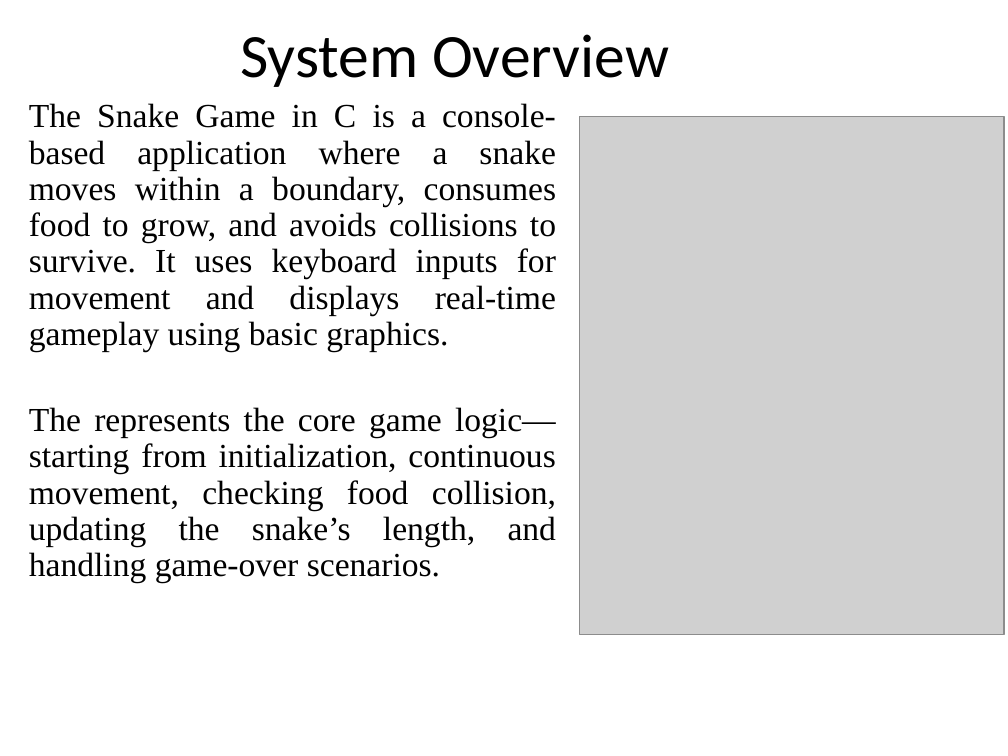
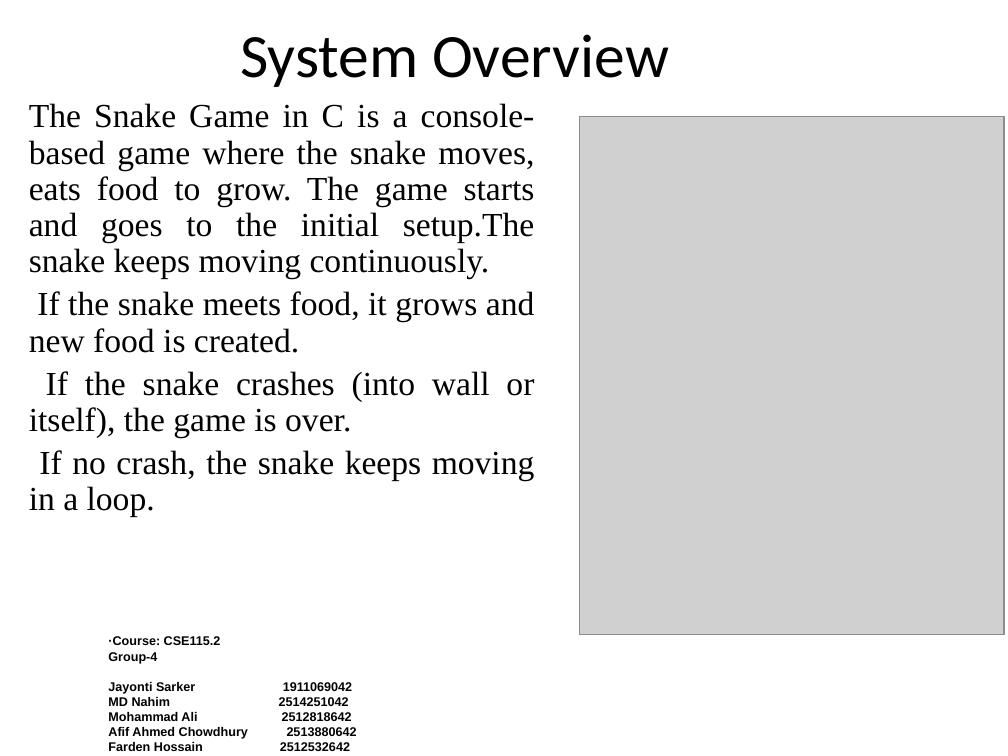
Before and after one commit to always-mohammad-ali/snake-game-c, a slide deck: slide 5 of others/final presentation.pptx. Drawn at 1008x756 pixels with LibreOffice and Linux fonts; fonts in the diff are those of the drawing; grey boxes stand for pictures; background and template pictures are left out. Boxes give left, top, right and bottom in pixels: in the first picture for what was removed or moved away, otherwise in the second. Text is boxed around its words. In the diff, an @@ line names an element or a change of style, - is before the commit and + after.

```diff
--- a/others/final presentation.pptx
+++ b/others/final presentation.pptx
@@ text at bbox=[29, 103, 535, 517]: text changed @@
-The Snake Game in C is a console-based application where a snake moves within a boundary, consumes food to grow, and avoids collisions to survive. It uses keyboard inputs for movement and displays real-time gameplay using basic graphics.
-The represents the core game logic—starting from initialization, continuous movement, checking food collision, updating the snake’s length, and handling game-over scenarios.
+The Snake Game in C is a console-based game where the snake moves, eats food to grow. The game starts and goes to the initial setup.The snake keeps moving continuously.
+If the snake meets food, it grows and new food is created.
+If the snake crashes (into wall or itself), the game is over.
+If no crash, the snake keeps moving in a loop.
@@ text added at bbox=[108, 636, 350, 751], 9 pt, text #000000, bold @@
+·Course: CSE115.2
+Group-4
+Jayonti Sarker 1911069042
+MD Nahim 2514251042
+Mohammad Ali 2512818642
+Afif Ahmed Chowdhury 2513880642
+Farden Hossain 2512532642
```
Also in this commit, not shown: 8 other slides changed, 1 slide added, 1 slide removed, 4 other files.
